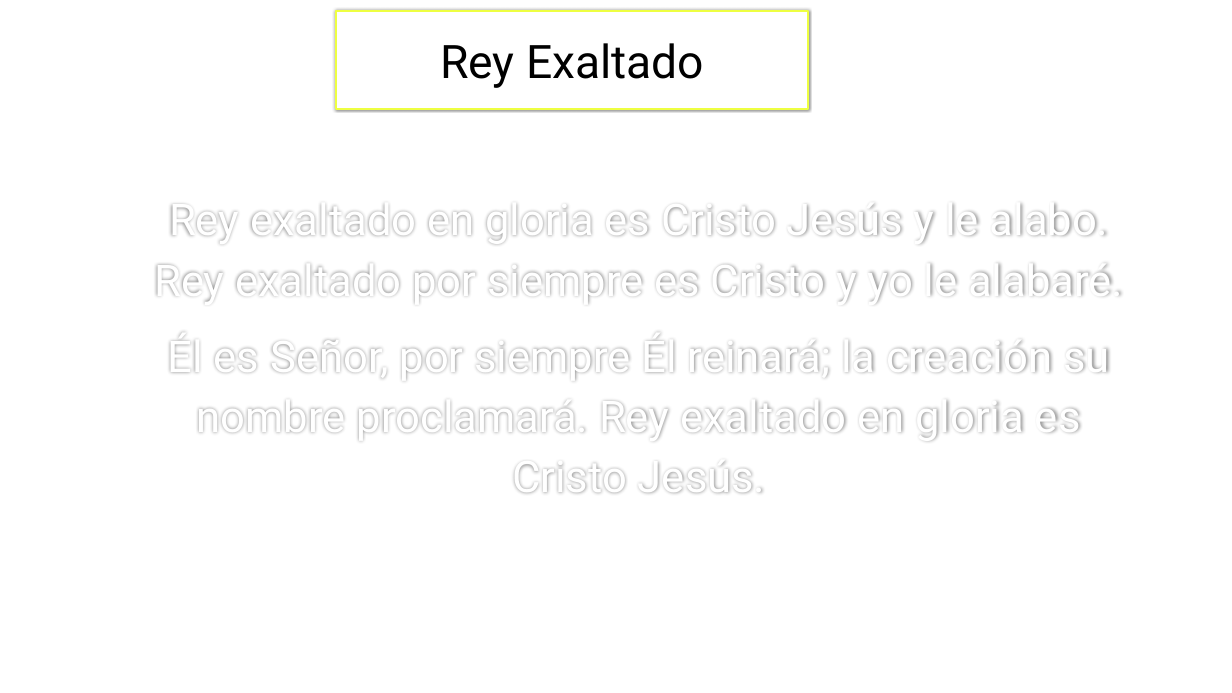
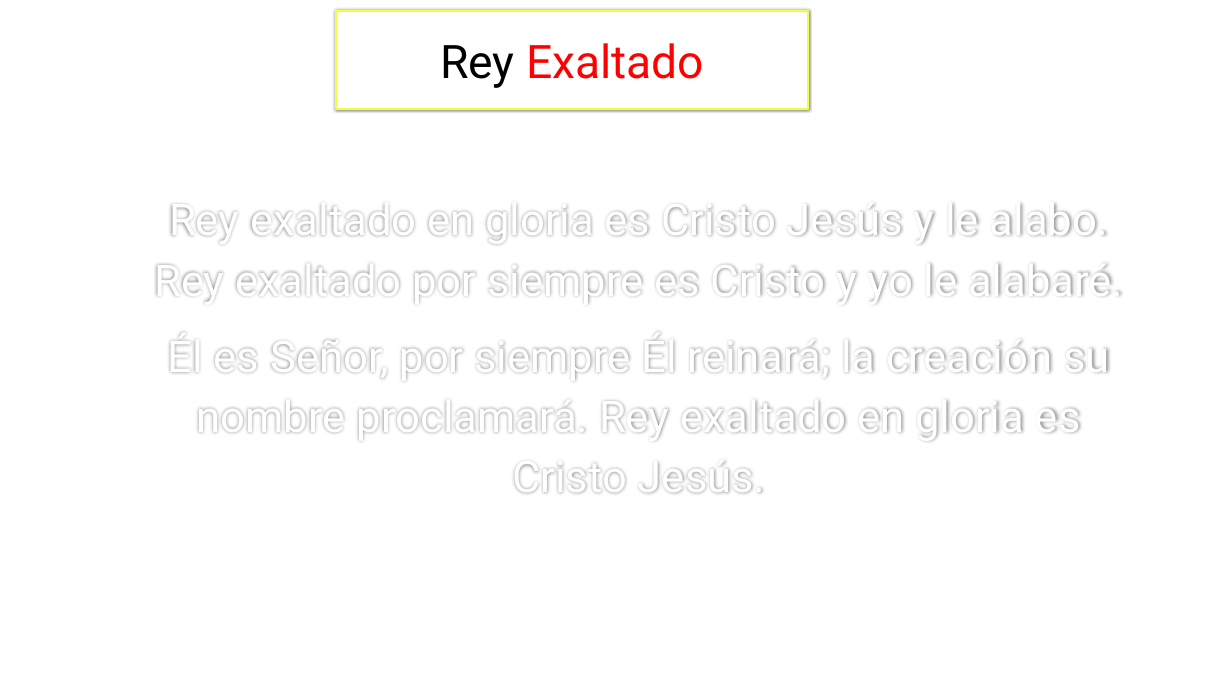
Before and after one commit to JSickshot/Estrella-de-David, a slide deck: slide 76 of otro/Cantos 09.pptx. Drawn at 1232x693 pixels with LibreOffice and Linux fonts; fonts in the diff are those of the drawing. Boxes give left, top, right and bottom in pixels: in the first picture for what was removed or moved away, otherwise in the second. Text is boxed around its words. In the diff, an @@ line names an element or a change of style, - is before the commit and + after.

```diff
--- a/otro/Cantos 09.pptx
+++ b/otro/Cantos 09.pptx
@@ title "Rey Exaltado" at [336,11,809,109]: text colour #000000 to #FF0000 in "Exaltado" @@
```
Also in this commit, not shown: 1 other slide changed, 8 other files.
